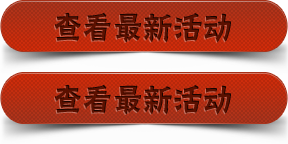
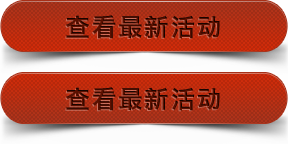
Revision of a layered 288×144 image; what changed, layer by layer:
painted on "查看最新活动" (1st of 2) over [55, 85, 231, 115]
painted on "查看最新活动" (2nd of 2) over [55, 13, 231, 43]
